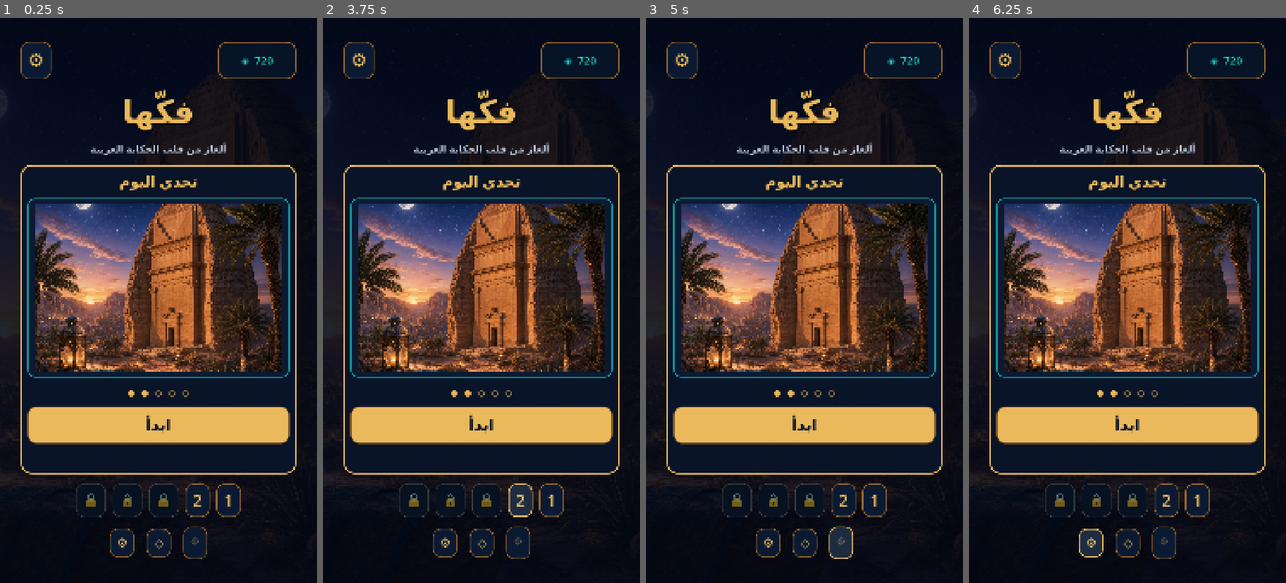
Above: before the commit, frames 1-4 (left to right).
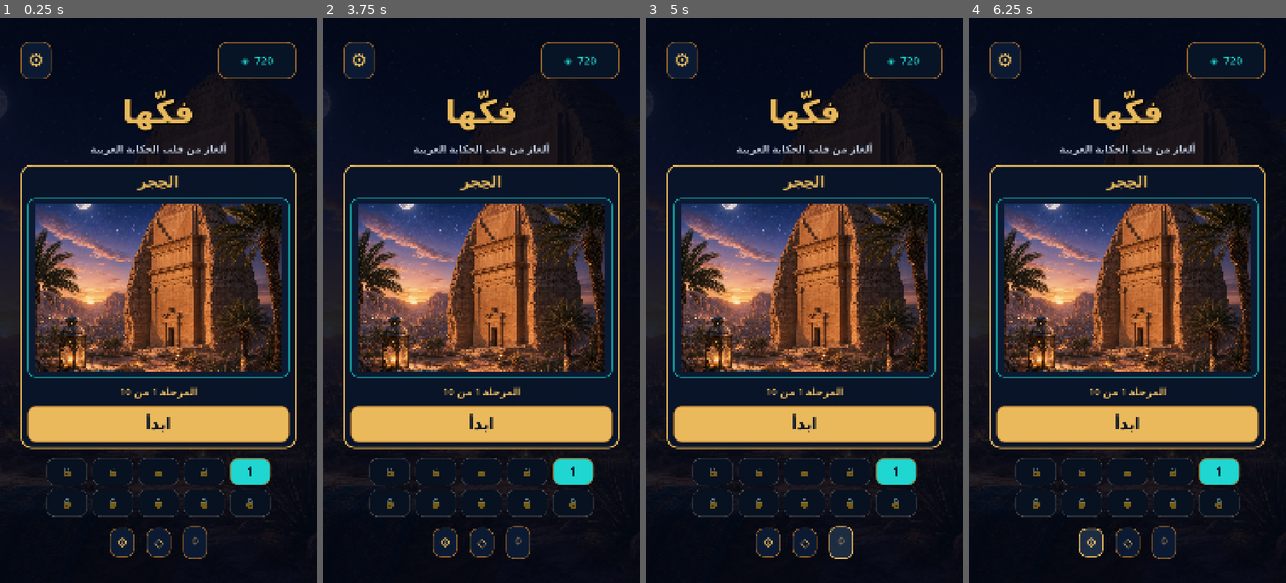
Above: after the commit, the same moments.

Repository: RUDY4K/plixfy
Game: Godot game, scene res://scenes/main.tscn
Same seed, same stepped clock (60 frames per second), same inputs: the game is played once before the commit and once after it.
Inputs (mouse positions are in pixels of both pictures, inside the frame that each line leads up to):
- Up to frame 1 (0.25 s): no input
- Up to frame 2 (3.75 s): click "ابدأ" at 0.5 s; click "×" at 1.25 s; click "1" at 2 s; click "⚙" at 2.75 s; click (519, 498) at 3.5 s, where only the run before the commit has a clickable "2"
- Up to frame 3 (5 s): click "⌖" at 4.25 s
- Up to frame 4 (6.25 s): click "◇" at 5 s; click "⚙" at 5.75 s

The runs differ from the first frame. In frame 1, 4.1% of the frame differs, in the area x 6-94%, y 27-96%; in frame 2, 4.4%; in frame 3, 4.1%; in frame 4, 4.1%.

Commit message:
feat: add ten Saudi puzzle levels

Diff:
--- a/games/fakkaha/project.godot
+++ b/games/fakkaha/project.godot
@@ -15,8 +15,9 @@
 window/size/viewport_width=1080
 window/size/viewport_height=1920
 window/size/window_width_override=432
-window/size/window_height_override=768
+window/size/window_height_override=936
 window/stretch/mode="canvas_items"
+window/stretch/aspect="expand"
 window/handheld/orientation=1
 
 [input]
--- a/games/fakkaha/scripts/main.gd
+++ b/games/fakkaha/scripts/main.gd
@@ -1,8 +1,19 @@
 extends Control
 
 const PuzzleBoardScript = preload("res://scripts/puzzle_board.gd")
-const LEVEL_ART: Texture2D = preload("res://assets/levels/hegra_01.png")
 const SAVE_PATH := "user://progress.cfg"
+const LEVELS := [
+    {"name": "الحِجر", "texture": preload("res://assets/levels/hegra_01.png")},
+    {"name": "الدرعية", "texture": preload("res://assets/levels/diriyah_02.png")},
+    {"name": "جدة التاريخية", "texture": preload("res://assets/levels/jeddah_03.png")},
+    {"name": "رجال ألمع", "texture": preload("res://assets/levels/rijal_almaa_04.png")},
+    {"name": "جزر فرسان", "texture": preload("res://assets/levels/farasan_05.png")},
+    {"name": "واحة الأحساء", "texture": preload("res://assets/levels/alahsa_06.png")},
+    {"name": "حافة العالم", "texture": preload("res://assets/levels/edge_world_07.png")},
+    {"name": "قصر المصمك", "texture": preload("res://assets/levels/masmak_08.png")},
+    {"name": "ورد الطائف", "texture": preload("res://assets/levels/taif_09.png")},
+    {"name": "جبال السودة", "texture": preload("res://assets/levels/soudah_10.png")},
+]
 
 const BG := Color("#071225")
 const PANEL := Color("#0B1A32")
@@ -14,8 +25,11 @@
 const MUTED := Color("#B9C4D8")
 
 var content: Control
+var backdrop: TextureRect
 var currency := 720
 var current_level := 1
+var selected_level := 0
+var completed_level := 0
 var last_reward := 120
 var reward_doubled := false
 
@@ -23,6 +37,7 @@
 func _ready() -> void:
     layout_direction = Control.LAYOUT_DIRECTION_RTL
     _load_progress()
+    selected_level = clampi(current_level - 1, 0, LEVELS.size() - 1)
     _build_backdrop()
     if "--preview-game" in OS.get_cmdline_user_args():
         _show_game()
@@ -39,13 +54,14 @@
 
 func _build_backdrop() -> void:
     var background := TextureRect.new()
-    background.texture = LEVEL_ART
+    background.texture = _level_texture(selected_level)
     background.expand_mode = TextureRect.EXPAND_IGNORE_SIZE
     background.stretch_mode = TextureRect.STRETCH_KEEP_ASPECT_COVERED
     background.set_anchors_and_offsets_preset(Control.PRESET_FULL_RECT)
     background.modulate = Color(0.45, 0.48, 0.58, 1.0)
     background.mouse_filter = Control.MOUSE_FILTER_IGNORE
     add_child(background)
+    backdrop = background
 
     var shade := ColorRect.new()
     shade.color = Color(0.015, 0.035, 0.09, 0.72)
@@ -70,6 +86,7 @@
 
 
 func _show_home() -> void:
+    _set_backdrop(_level_texture(selected_level))
     var margin := _reset_content()
     var column := VBoxContainer.new()
     column.add_theme_constant_override("separation", 32)
@@ -94,7 +111,7 @@
     column.add_child(subtitle)
 
     var card := PanelContainer.new()
-    card.size_flags_vertical = Control.SIZE_EXPAND_FILL
+    card.size_flags_vertical = Control.SIZE_SHRINK_CENTER
     card.add_theme_stylebox_override("panel", _panel_style(Color(0.035, 0.08, 0.16, 0.94), GOLD, 36, 5))
     column.add_child(card)
 
@@ -102,7 +119,7 @@
     card_column.add_theme_constant_override("separation", 24)
     card.add_child(card_column)
 
-    var daily := _label("تحدي اليوم", 50, GOLD, true)
+    var daily := _label(LEVELS[selected_level].name, 50, GOLD, true)
     daily.add_theme_constant_override("outline_size", 8)
     daily.add_theme_color_override("font_outline_color", BG)
     card_column.add_child(daily)
@@ -112,12 +129,12 @@
     preview_frame.add_theme_stylebox_override("panel", _panel_style(PANEL, TURQUOISE.darkened(0.2), 24, 4))
     card_column.add_child(preview_frame)
     var preview := TextureRect.new()
-    preview.texture = LEVEL_ART
+    preview.texture = _level_texture(selected_level)
     preview.expand_mode = TextureRect.EXPAND_IGNORE_SIZE
     preview.stretch_mode = TextureRect.STRETCH_KEEP_ASPECT_COVERED
     preview_frame.add_child(preview)
 
-    var progress := _label("◆  ◆  ◇  ◇  ◇", 36, GOLD)
+    var progress := _label("المرحلة %d من %d" % [selected_level + 1, LEVELS.size()], 34, GOLD)
     card_column.add_child(progress)
 
     var play := _button("ابدأ", 52, GOLD, BG)
@@ -129,10 +146,23 @@
     chapters.alignment = BoxContainer.ALIGNMENT_CENTER
     chapters.add_theme_constant_override("separation", 22)
     column.add_child(chapters)
-    for index in range(5):
-        var marker := _round_button(str(index + 1) if index <= current_level else "🔒", 54, func() -> void: pass)
-        marker.disabled = index > current_level
-        chapters.add_child(marker)
+    var level_grid := GridContainer.new()
+    level_grid.columns = 5
+    level_grid.add_theme_constant_override("h_separation", 16)
+    level_grid.add_theme_constant_override("v_separation", 14)
+    chapters.add_child(level_grid)
+    for index in range(LEVELS.size()):
+        var unlocked := index < current_level
+        var marker := _button(
+            str(index + 1) if unlocked else "🔒",
+            38,
+            TURQUOISE if index == selected_level else PANEL,
+            BG if index == selected_level else GOLD
+        )
+        marker.custom_minimum_size = Vector2(140, 74)
+        marker.disabled = not unlocked
+        marker.pressed.connect(_select_level.bind(index))
+        level_grid.add_child(marker)
 
     var nav := HBoxContainer.new()
     nav.alignment = BoxContainer.ALIGNMENT_CENTER
@@ -143,9 +173,11 @@
 
 
 func _show_game() -> void:
+    _set_backdrop(_level_texture(selected_level))
     var margin := _reset_content()
     margin.add_theme_constant_override("margin_top", 46)
     var column := VBoxContainer.new()
+    column.alignment = BoxContainer.ALIGNMENT_CENTER
     column.add_theme_constant_override("separation", 28)
     margin.add_child(column)
 
@@ -156,7 +188,7 @@
     var spacer := Control.new()
     spacer.size_flags_horizontal = Control.SIZE_EXPAND_FILL
     top.add_child(spacer)
-    top.add_child(_label("المستوى %d" % current_level, 42, GOLD, true))
+    top.add_child(_label("المستوى %d" % (selected_level + 1), 42, GOLD, true))
     var spacer_two := Control.new()
     spacer_two.size_flags_horizontal = Control.SIZE_EXPAND_FILL
     top.add_child(spacer_two)
@@ -164,10 +196,10 @@
     moves_label.custom_minimum_size.x = 170
     top.add_child(moves_label)
 
-    column.add_child(_label("حرّك القطعة نحو الفراغ، واضغط البعيدة لتدويرها", 30, MUTED))
+    column.add_child(_label(LEVELS[selected_level].name + " — حرّك القطعة نحو الفراغ واضغط البعيدة لتدويرها", 28, MUTED))
 
     var board_frame := PanelContainer.new()
-    board_frame.size_flags_vertical = Control.SIZE_EXPAND_FILL
+    board_frame.size_flags_vertical = Control.SIZE_SHRINK_CENTER
     board_frame.add_theme_stylebox_override("panel", _panel_style(Color(0.02, 0.05, 0.11, 0.94), GOLD_DARK, 30, 5))
     column.add_child(board_frame)
 
@@ -177,7 +209,8 @@
     board_frame.add_child(aspect)
     var board: PuzzleBoard = PuzzleBoardScript.new()
     board.name = "PuzzleBoard"
-    board.puzzle_texture = LEVEL_ART
+    board.puzzle_texture = _level_texture(selected_level)
+    board.difficulty = selected_level + 1
     board.moves_changed.connect(func(value: int) -> void: moves_label.text = "%d حركة" % value)
     board.puzzle_solved.connect(_complete_level)
     aspect.add_child(board)
@@ -198,15 +231,19 @@
 
 
 func _complete_level() -> void:
-    last_reward = 120
+    completed_level = selected_level
+    last_reward = 80 + (completed_level + 1) * 20
     reward_doubled = false
     currency += last_reward
-    current_level += 1
+    if completed_level + 1 >= current_level and current_level < LEVELS.size():
+        current_level += 1
+    selected_level = mini(completed_level + 1, LEVELS.size() - 1)
     _save_progress()
     _show_result()
 
 
 func _show_result() -> void:
+    _set_backdrop(_level_texture(completed_level))
     var margin := _reset_content()
     var column := VBoxContainer.new()
     column.alignment = BoxContainer.ALIGNMENT_CENTER
@@ -222,7 +259,7 @@
     art_frame.add_theme_stylebox_override("panel", _panel_style(PANEL, GOLD, 30, 6))
     column.add_child(art_frame)
     var art := TextureRect.new()
-    art.texture = LEVEL_ART
+    art.texture = _level_texture(completed_level)
     art.expand_mode = TextureRect.EXPAND_IGNORE_SIZE
     art.stretch_mode = TextureRect.STRETCH_KEEP_ASPECT_COVERED
     art_frame.add_child(art)
@@ -232,7 +269,7 @@
 
     var next := _button("التالي", 48, TURQUOISE, BG)
     next.custom_minimum_size.y = 112
-    next.pressed.connect(_show_home)
+    next.pressed.connect(_show_game if completed_level < LEVELS.size() - 1 else _show_home)
     column.add_child(next)
 
     var double_reward := _button("▶ ضاعف المكافأة", 32, PANEL_SOFT, GOLD)
@@ -247,6 +284,24 @@
         double_reward.disabled = true
     )
     column.add_child(double_reward)
+
+
+func _select_level(index: int) -> void:
+    selected_level = clampi(index, 0, current_level - 1)
+    _show_home()
+
+
+func _level_texture(index: int) -> Texture2D:
+    return LEVELS[clampi(index, 0, LEVELS.size() - 1)].texture
+
+
+func _set_backdrop(texture: Texture2D) -> void:
+    if is_instance_valid(backdrop):
+        backdrop.texture = texture
+
+
+func get_level_count() -> int:
+    return LEVELS.size()
 
 
 func _currency_badge() -> PanelContainer:
@@ -314,7 +369,7 @@
     if config.load(SAVE_PATH) != OK:
         return
     currency = int(config.get_value("player", "currency", 720))
-    current_level = int(config.get_value("player", "level", 1))
+    current_level = clampi(int(config.get_value("player", "level", 1)), 1, LEVELS.size())
 
 
 func _save_progress() -> void:
--- a/games/fakkaha/scripts/puzzle_board.gd
+++ b/games/fakkaha/scripts/puzzle_board.gd
@@ -11,6 +11,7 @@
 const BOARD_BG := Color("#071225")
 
 @export var puzzle_texture: Texture2D
+@export_range(1, 10, 1) var difficulty := 1
 
 var order: Array[int] = []
 var rotations: Array[int] = []
@@ -41,7 +42,8 @@
     order.append(-1)
 
     var previous_empty := -1
-    for _step in range(90):
+    var shuffle_steps := 24 + difficulty * 8
+    for _step in range(shuffle_steps):
         var empty := order.find(-1)
         var neighbours := _neighbours(empty).filter(func(pos: int) -> bool: return pos != previous_empty)
         if neighbours.is_empty():
@@ -51,8 +53,9 @@
         order[empty] = order[chosen]
         order[chosen] = -1
 
+    var rotation_chance := minf(1.0, 0.15 + difficulty * 0.085)
     for tile in range(TILE_COUNT - 1):
-        rotations[tile] = randi_range(0, 3)
+        rotations[tile] = randi_range(1, 3) if randf() <= rotation_chance else 0
     if _is_solved():
         rotations[0] = 1
 
--- a/games/fakkaha/tests/smoke_test.gd
+++ b/games/fakkaha/tests/smoke_test.gd
@@ -13,6 +13,7 @@
     await process_frame
     await process_frame
     assert(game.get_node_or_null("ScreenContent") != null, "Home screen should be created")
+    assert(game.get_level_count() == 10, "The first chapter must contain ten distinct levels")
 
     var board := PuzzleBoard.new()
     board.puzzle_texture = load("res://assets/levels/hegra_01.png")
Binary file added: games/fakkaha/assets/levels/alahsa_06.png
Not shown, added: games/fakkaha/assets/levels/alahsa_06.png.import
Binary file added: games/fakkaha/assets/levels/diriyah_02.png
Not shown, added: games/fakkaha/assets/levels/diriyah_02.png.import
Binary file added: games/fakkaha/assets/levels/edge_world_07.png
Not shown, added: games/fakkaha/assets/levels/edge_world_07.png.import
Binary file added: games/fakkaha/assets/levels/farasan_05.png
Not shown, added: games/fakkaha/assets/levels/farasan_05.png.import
Binary file added: games/fakkaha/assets/levels/jeddah_03.png
Not shown, added: games/fakkaha/assets/levels/jeddah_03.png.import
Binary file added: games/fakkaha/assets/levels/masmak_08.png
Not shown, added: games/fakkaha/assets/levels/masmak_08.png.import
(and 8 more such lines)
